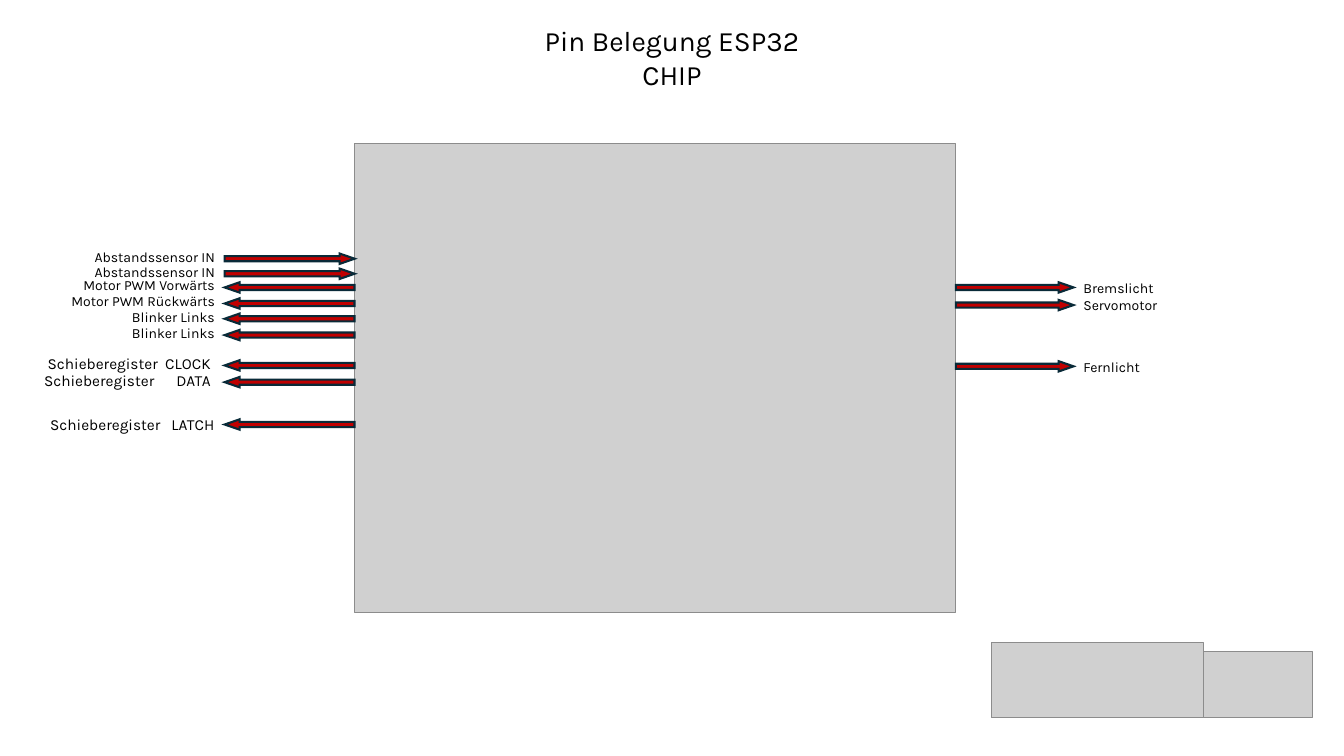
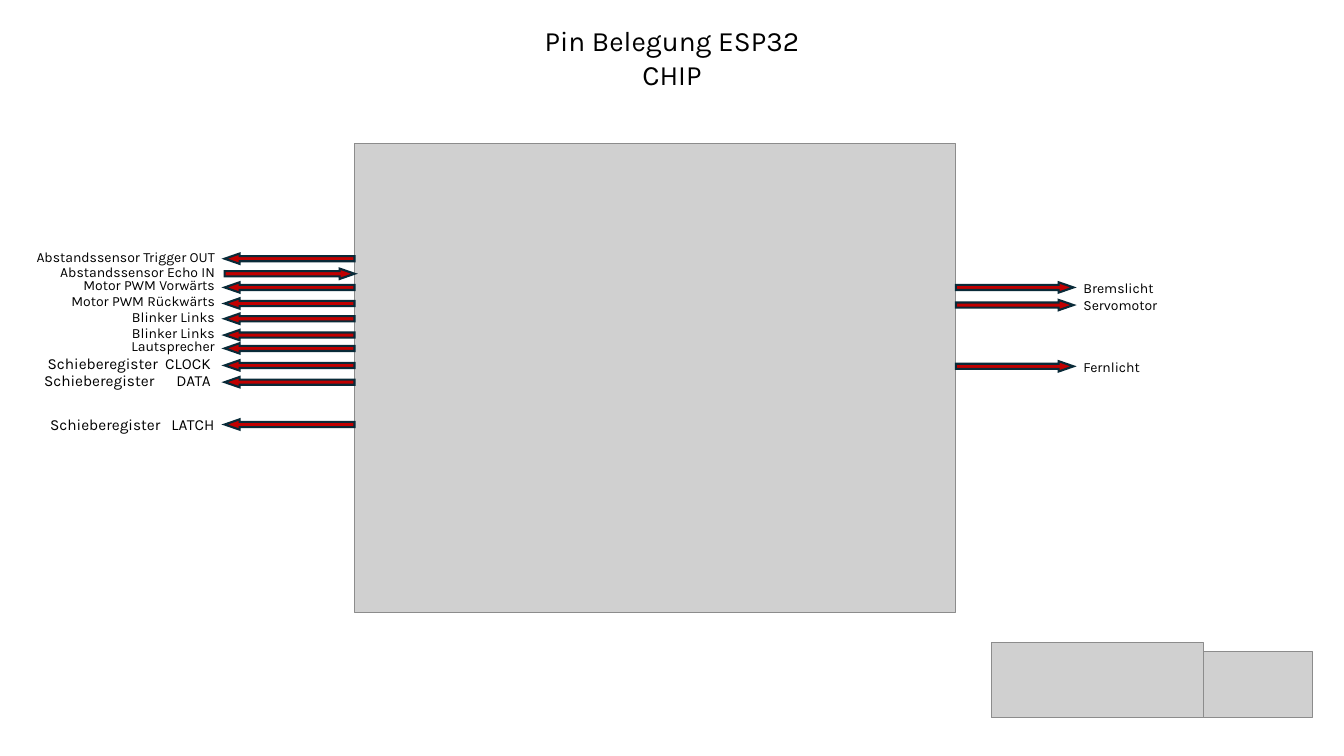
Before and after one commit to JakobReitzenstein/FerngesteuertesAuto, a slide deck: slide 2 of SteurelogikPlan.pptx. Drawn at 1344x756 pixels with LibreOffice and Linux fonts; fonts in the diff are those of the drawing; grey boxes stand for pictures. Boxes give left, top, right and bottom in pixels: in the first picture for what was removed or moved away, otherwise in the second. Text is boxed around its words. In the diff, an @@ line names an element or a change of style, - is before the commit and + after.

```diff
--- a/SteurelogikPlan.pptx
+++ b/SteurelogikPlan.pptx
@@ text at box(37, 252, 215, 266): text changed @@
-Abstandssensor IN
+Abstandssensor Trigger OUT
@@ text at box(60, 264, 215, 281): text changed @@
-Abstandssensor IN
+Abstandssensor Echo IN
@@ right arrow at box(225, 254, 355, 264): rotation 0 to 180 degrees @@
@@ text added at box(131, 341, 214, 355), 10 pt, text #000000 @@
+Lautsprecher
@@ right arrow added at box(225, 343, 355, 353), fill #C00000, outline #092A39 1.5 pt @@
```
Also in this commit, not shown: 3 other files.
